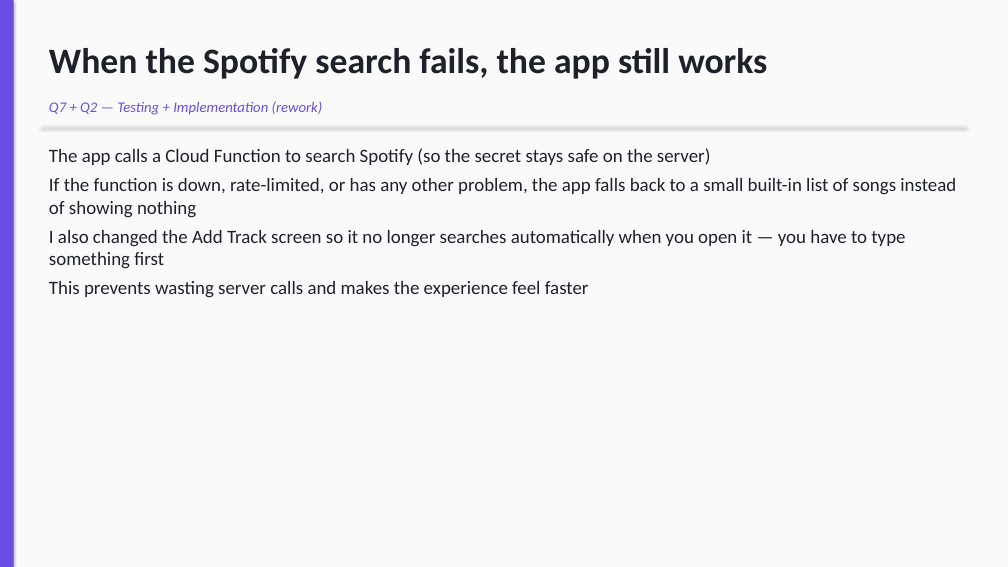
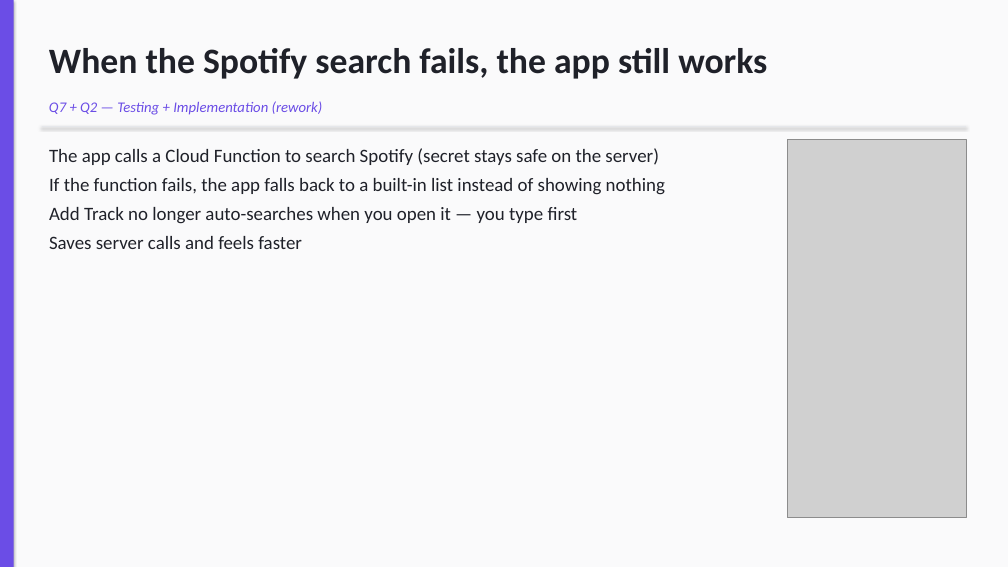
Before and after one commit to Tmaku18/vibzcheck-project2, a slide deck: slide 12 of submission/Vibzcheck_Presentation.pptx. Drawn at 1008x567 pixels with LibreOffice and Linux fonts; fonts in the diff are those of the drawing; grey boxes stand for pictures. Boxes give left, top, right and bottom in pixels: in the first picture for what was removed or moved away, otherwise in the second. Text is boxed around its words. In the diff, an @@ line names an element or a change of style, - is before the commit and + after.

Commit message:
docs(presentation): embed 6 real-app screenshots into slides 2, 6, 7, 9, 11, 12, 13, 15 with auto-shrinking body layout

```diff
--- a/submission/Vibzcheck_Presentation.pptx
+++ b/submission/Vibzcheck_Presentation.pptx
@@ text at [49, 148, 665, 249]: text changed @@
-The app calls a Cloud Function to search Spotify (so the secret stays safe on the server)
-If the function is down, rate-limited, or has any other problem, the app falls back to a small built-in list of songs instead of showing nothing
-I also changed the Add Track screen so it no longer searches automatically when you open it — you have to type something first
-This prevents wasting server calls and makes the experience feel faster
+The app calls a Cloud Function to search Spotify (secret stays safe on the server)
+If the function fails, the app falls back to a built-in list instead of showing nothing
+Add Track no longer auto-searches when you open it — you type first
+Saves server calls and feels faster
@@ picture added at [788, 140, 966, 518] @@
```
Also in this commit, not shown: 7 other slides changed, 7 other files.
